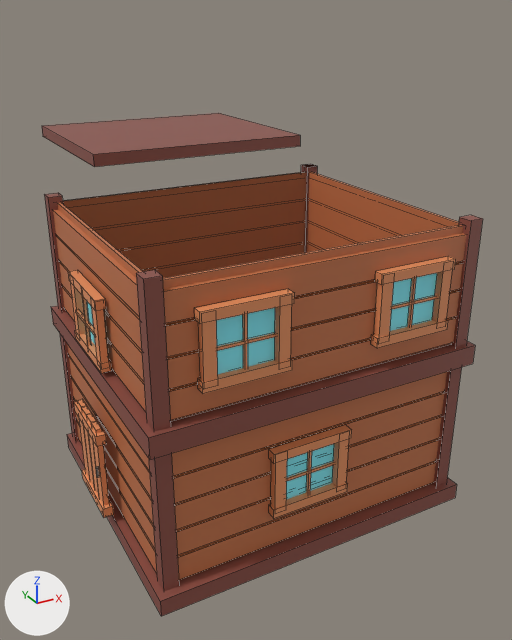
One commit to the Blender file Casa/Casa.blend: the scene before it, then after it.
Camera for both pictures: a 50 mm camera at (-12.7, -51.3, 35.7) aimed at (20.7, 9.4, 5.3). Lighting does not change. The marker at lower left points along +X, +Y and +Z. Mesh edges are drawn as thin lines.

The older version as bpy lines, for what is in view:
```python
ob_cube = bpy.data.objects.new('Cube', me_cube_002)
ob_cube.location = (8.5, 0.0, 11.0)
ob_cube.scale = (9.34, 7.43, -0.805)
ob_cube_001 = bpy.data.objects.new('Cube.001', me_cube_001)
ob_cube_001.location = (16.7, -0.1, -1.9)
ob_cube_001.scale = (9.34, 7.43, -0.695)
ob_cube_002 = bpy.data.objects.new('Cube.002', me_cube_003)
ob_cube_002.location = (18.9, 42.3, 20.3)
ob_cube_002.scale = (9.34, 7.43, -0.695)
ob_cube_018 = bpy.data.objects.new('Cube.018', me_cube_029)
ob_cube_018.location = (-1.3, -4.0, 6.5)
ob_cube_018.rotation_euler = (1.571, 0.0, 0.0)  # degrees (90, 0, 0)
ob_cube_018.scale = (0.384, 0.417, -2.87)
ob_wooden_wall_004 = bpy.data.objects.new('Wooden Wall.004', me_cubo_006)
ob_wooden_wall_004.location = (6.7, -14.9, 0.0)
ob_wooden_wall_004.rotation_euler = (0.0, 0.0, 1.571)  # degrees (0, 0, 90)
ob_wooden_wall_004.scale = (0.279, 5.99, 1.0)
ob_wooden_wall_005 = bpy.data.objects.new('Wooden Wall.005', me_cubo_001)
ob_wooden_wall_005.location = (0.3, 0.0, 10.9)
ob_wooden_wall_005.scale = (0.279, 5.99, 1.0)
ob_wooden_wall_007 = bpy.data.objects.new('Wooden Wall.007', me_cubo_007)
ob_wooden_wall_007.location = (16.9, 0.0, 10.9)
ob_wooden_wall_007.rotation_euler = (0.0, 0.0, -3.142)  # degrees (0, 0, -180)
ob_wooden_wall_007.scale = (0.279, 5.99, 1.0)
ob_wooden_wall_008 = bpy.data.objects.new('Wooden Wall.008', me_cubo_008)
ob_wooden_wall_008.location = (10.4, 6.4, 10.9)
ob_wooden_wall_008.rotation_euler = (0.0, 0.0, -1.571)  # degrees (0, 0, -90)
ob_wooden_wall_008.scale = (0.279, 5.99, 1.0)
ob_wooden_wall_009 = bpy.data.objects.new('Wooden Wall.009', me_cubo_009)
ob_wooden_wall_009.location = (6.7, -6.4, 10.9)
ob_wooden_wall_009.rotation_euler = (0.0, 0.0, 1.571)  # degrees (0, 0, 90)
ob_wooden_wall_009.scale = (0.279, 5.99, 1.0)
# also in view: 'Wooden Wall.002' at (24.9, -4.5, 4.5); 'Cube.013' at (6.1, -15.7, 16.6); 'Cube.014' at (19.6, -15.7, 16.6); 'Cube.016' at (11.4, -15.5, 4.8); 'Wooden Wall' at (0.2, -4.1, 4.5)
```
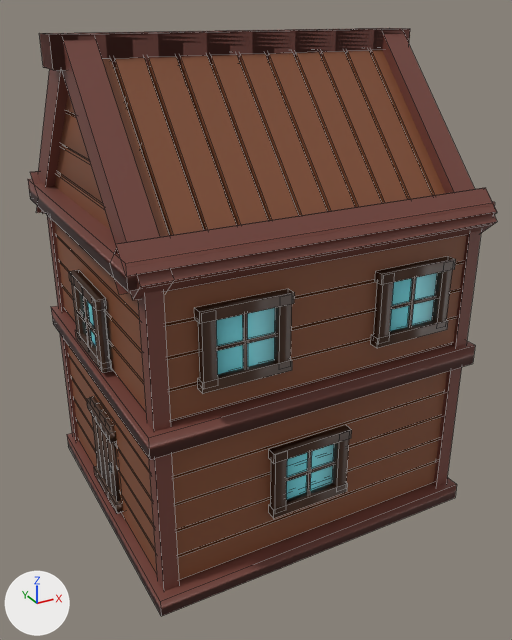
Changed parts and their boxes (x1, y1, x2, y2) in the pictures (512 x 640 px):
'Wooden Wall.010', added (brown)
    after: (30, 34, 497, 300)
'Wooden Wall.004', recoloured
    both: (149, 372, 447, 591)
'Wooden Wall.009', recoloured
    both: (136, 225, 466, 432)
'Cube.009', added (brown)
    after: (39, 28, 497, 276)
'Wooden Wall.008', recoloured
    both: (63, 164, 317, 278)
'Cube', recoloured
    both: (51, 306, 475, 460)
'Cube.001', recoloured
    both: (67, 433, 457, 616)
'Cube.002', deleted (brown)
    before: (42, 113, 300, 167)
'Wooden Wall.005', recoloured
    both: (44, 193, 146, 412)
'Wooden Wall.007', recoloured
    both: (307, 172, 483, 347)
'Cube.013', recoloured, shading changed
    both: (194, 289, 295, 394)
'Wooden Wall', recoloured
    both: (60, 334, 157, 573)
'Cube.014', recoloured, shading changed
    both: (371, 256, 456, 348)
'Cube.005', added (brown)
    after: (28, 175, 495, 291)
'Cube.016', recoloured, shading changed
    both: (269, 425, 352, 518)
'Cube.018', recoloured, shading changed, moved
    before: (74, 399, 114, 518)
    after: (87, 396, 123, 513)
'Wooden Wall.001', added (brown)
    after: (55, 93, 111, 230)
'Cube.004', recoloured, shading changed, moved (orange to brown)
    before: (68, 270, 112, 373)
    after: (69, 270, 112, 373)
'Wooden Wall.002', recoloured
    both: (433, 367, 462, 486)

The change, as a list of edits to the scene's bpy script:
```text
Change mat_wooden_window:
    mat_wooden_window.base_color: (0.799, 0.292, 0.12) -> (0.063, 0.0264, 0.0129)  # orange #e79361 -> brown #472d1e
Change mat_wood_plank:
    mat_wood_plank.base_color: (0.552, 0.175, 0.0685) -> (0.226, 0.075, 0.0312)  # orange #c4744a -> brown #834d31
Change mat_wooden_pole:
    mat_wooden_pole.base_color: (0.258, 0.0782, 0.0578) -> (0.175, 0.0546, 0.0407)  # brown #8b4f44 -> brown #744239
Change me_cube_029:
    where me_cube_029.from_pydata(...)  # 56 vertices, 42 faces; spans x -1.0..1.0, y -17.3..1.7, z -1.0..1.0
    used by ob_cube_018; location = (-1.3, -4.0, 6.5); rotation_euler = (1.571, 0.0, 0.0), in degrees (90, 0, 0); scale = (0.384, 0.417, -2.87)
    me_cube_029 part 5: edges marked sharp go from 0 to 84
Change me_cube_012:
    where me_cube_012.from_pydata(...)  # 56 vertices, 42 faces; spans x -1.0..5.48, y -1.24..1.34, z -1.15..1.02
    used by ob_cube_004; location = (-0.3, -4.1, 14.9); rotation_euler = (3.142, 3.142, 3.142), in degrees (180, 180, 180); scale = (-0.123, -2.53, -2.53)
    me_cube_012 part 1: edges marked sharp go from 0 to 84
Change me_cube_022:
    where me_cube_022.from_pydata(...)  # 56 vertices, 42 faces; spans x -4.3..2.3, y -1.1..1.1, z -32.0..31.4
    used by ob_cube_013; location = (6.2, -15.6, 16.7); rotation_euler = (1.571, 0.0, 1.571), in degrees (90, 0, 90); scale = (0.133, -2.55, 0.103)
    me_cube_022 part 2: edges marked sharp go from 0 to 84
Change me_cube_025:
    where me_cube_025.from_pydata(...)  # 56 vertices, 42 faces; spans x -4.3..2.3, y -1.1..1.1, z -32.0..31.4
    used by ob_cube_016; location = (11.5, -15.4, 4.9); rotation_euler = (1.571, 0.0, 1.571), in degrees (90, 0, 90); scale = (0.133, -2.55, 0.103)
    me_cube_025 part 3: edges marked sharp go from 0 to 84
Change me_cube_026:
    where me_cube_026.from_pydata(...)  # 56 vertices, 42 faces; spans x -4.3..2.3, y -1.1..1.1, z -32.0..31.4
    used by ob_cube_014; location = (19.6, -15.6, 16.7); rotation_euler = (1.571, 0.0, 1.571), in degrees (90, 0, 90); scale = (0.133, -2.55, 0.103)
    me_cube_026 part 4: edges marked sharp go from 0 to 84
Add me_cube_006:
    me_cube_006.from_pydata([(-1.0, -1.0, -1.0), (-1.0, -1.0, 1.0), (-1.0, 1.0, -1.0), (-1.0, 1.0, 1.0), (1.0, -1.0, -1.0), (1.0, -1.0, 1.0), (1.0, 1.0, -1.0), (1.0, 1.0, 1.0), (-11.3, 9.68, -0.97), (-11.3, 9.68, 1.03), (-9.39, 8.56, -0.97), (-9.39, 8.56, 1.03)], [], [(0, 1, 3, 2), (2, 3, 7, 6), (6, 7, 5, 4), (4, 5, 1, 0), (2, 6, 4, 0), (7, 3, 1, 5), (10, 11, 9, 8)])
    me_cube_006.polygons.foreach_set('use_smooth', [True] * 7)
    me_cube_006.materials.append(mat_wooden_pole)  # brown #744239
Add me_cube_009:
    me_cube_009.from_pydata([(-1.0, -1.0, -1.0), (-1.0, -1.0, 1.0), (-1.0, 1.0, -1.0), (-1.0, 1.0, 1.0), (1.0, -1.0, -1.0), (1.0, -1.0, 1.0), (1.0, 1.0, -1.0), (1.0, 1.0, 1.0), (-9.33, -8.51, -1.0), (-9.33, -8.51, 1.01), (-10.77, -9.6, -1.0), (-10.77, -9.6, 1.01)], [], [(0, 1, 3, 2), (2, 3, 7, 6), (6, 7, 5, 4), (4, 5, 1, 0), (2, 6, 4, 0), (7, 3, 1, 5), (10, 11, 9, 8)])
    me_cube_009.polygons.foreach_set('use_smooth', [True] * 7)
    me_cube_009.materials.append(mat_wooden_pole)  # brown #744239
Change ob_cube_018:
    ob_cube_018.location: (-1.3, -4.0, 6.5) -> (-0.3, -4.0, 6.5)
Remove ob_cube_002:
    ob_cube_002 = bpy.data.objects.new('Cube.002', me_cube_003)
Change ob_cube_004:
    ob_cube_004.location: (-0.3, -4.1, 14.9) -> (-0.2, -4.1, 14.9)
Add ob_cube_005:
    ob_cube_005 = bpy.data.objects.new('Cube.005', me_cube_008)  # a box spanning x -1.06..1.87, y -2.17..1.0, z -1.0..1.0; in mat_wooden_pole (brown #744239)
    ob_cube_005.location = (8.5, 0.0, 22.3)
    ob_cube_005.scale = (9.34, 7.43, -0.805)
Add ob_wooden_wall_001:
    ob_wooden_wall_001 = bpy.data.objects.new('Wooden Wall.001', me_cubo_011)  # 144 vertices, 128 faces; spans x -1.0..86.8, y -2.5..1.0, z -1.5..8.2; in mat_wood_plank (brown #834d31)
    ob_wooden_wall_001.location = (0.2, 0.0, 23.0)
    ob_wooden_wall_001.scale = (0.279, 5.99, 1.14)
Add ob_wooden_wall_010:
    ob_wooden_wall_010 = bpy.data.objects.new('Wooden Wall.010', me_cubo_003)  # 170 vertices, 138 faces; spans x -6.8..93.4, y -1.5..1.2, z 10.9..37.5; in mat_wood_plank (brown #834d31), mat_wooden_pole (brown #744239); modifiers MIRROR
    ob_wooden_wall_010.location = (0.5, -23.9, 0.3)
    ob_wooden_wall_010.rotation_euler = (-0.733, 0.0, 0.0)  # degrees (-42, 0, 0)
    ob_wooden_wall_010.scale = (0.273, 5.99, 1.0)
Add ob_cube_012:
    ob_cube_012 = bpy.data.objects.new('Cube.012', me_cube_006)
    ob_cube_012.location = (12.1, -4.4, 33.3)
    ob_cube_012.rotation_euler = (0.0, -1.571, 0.0)  # degrees (0, -90, 0)
    ob_cube_012.scale = (1.0, 1.25, -13.7)
Add ob_cube_009:
    ob_cube_009 = bpy.data.objects.new('Cube.009', me_cube_009)
    ob_cube_009.location = (12.1, -4.4, 33.3)
    ob_cube_009.rotation_euler = (0.0, -1.571, 0.0)  # degrees (0, -90, 0)
    ob_cube_009.scale = (1.0, 1.25, -13.7)
```
